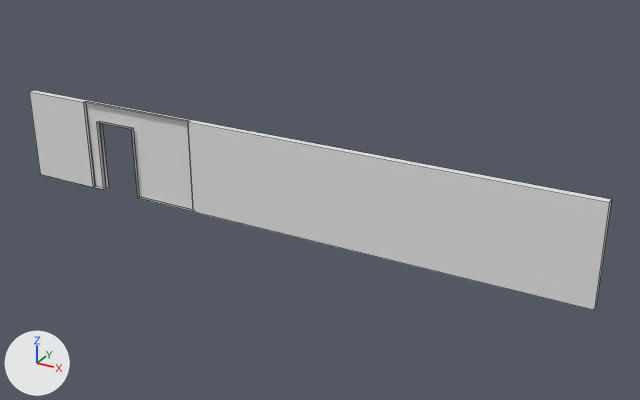
What one commit did to the FBX model Assets/Elements/Walls/WallWithTwoDoors.fbx.
Camera for both pictures: a 50 mm camera at (10.79, -17.29, 8.5) aimed at (1.06, 0.41, -0.35). Arrows for +X, +Y and +Z are at lower left; the lights stay in place. Mesh edges are drawn as thin lines. Where no turn or scale is listed for an object, it has been applied to the vertices. Vertices at the same position are counted once.

The older version as bpy lines, for what is in view:
```python
me_cube_001 = bpy.data.meshes.new('Cube.001')
me_cube_001.from_pydata(...)  # 24 vertices, 14 faces; spans x -1.0..1.0, y -1.0..1.0, z -1.0..1.0
me_cube_006 = bpy.data.meshes.new('Cube.006')
me_cube_006.from_pydata(...)  # 18 vertices, 9 faces; spans x -1.75..1.75, y -0.05..0.05, z -1.25..1.25
me_cube_006.materials.append(mat_material_001)  # white #e7e7e7
me_cube_012 = bpy.data.meshes.new('Cube.012')
me_cube_012.from_pydata(...)  # 16 vertices, 10 faces; spans x -0.6..0.6, y -0.12..0.12, z -1.0..1.0
ob_baseright = bpy.data.objects.new('BaseRight', me_cube_012)
ob_baseright.location = (-4.98, 0.0, -0.25)
ob_baseright.hide_viewport = True
ob_wallbackright = bpy.data.objects.new('WallBackRight', me_cube_006)
ob_wallbackright.location = (-4.25, -0.05, 0.0)
ob_wallfront = bpy.data.objects.new('WallFront', me_cube_001)
ob_wallfront.location = (0.0, 0.0, 0.0)
ob_wallfront.rotation_euler = (0.0, 0.0, -3.142)  # degrees (0, 0, -180)
ob_wallfront.scale = (8.0, 0.1, 1.25)
```
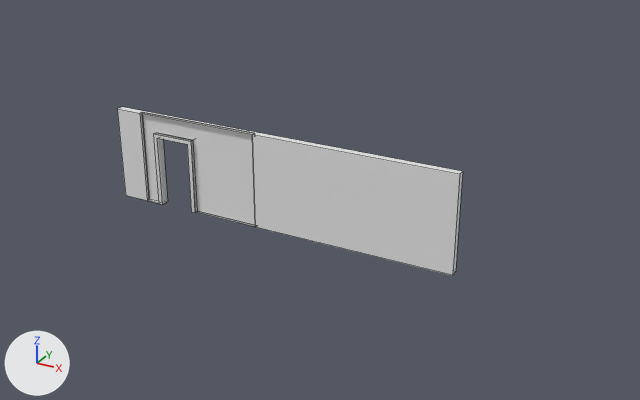
The change, as JSON lines over the scene's bpy script:
```json
{"block": "me_cube_001", "where": "me_cube_001.from_pydata(...)  # 24 vertices, 14 faces; spans x -1.0..1.0, y -1.0..1.0, z -1.0..1.0"}
{"block": "me_cube_001", "where": "# used by ob_wallfront; location = (0.0, 0.0, 0.0); rotation_euler = (0.0, 0.0, -3.142), in degrees (0, 0, -180); scale = (8.0, 0.1, 1.25)"}
{"block": "me_cube_001", "change": "me_cube_001 part 1: all 16 vertices in x 0.31..0.75, y -1.0..1.0, z -1.0..1.0 are scaled about their middle by (1.67, 1, 1), then moved by (-0.05, 0.0, 0.0)"}
{"op": "set", "path": "ob_wallbackright.location", "old": "(-4.25, -0.05, 0.0)", "new": "(-2.3, -0.05, 0.0)"}
{"op": "remove", "block": "ob_baseright", "code": "ob_baseright.hide_viewport = True"}
{"op": "set", "path": "ob_baseright.location", "old": "(-4.98, 0.0, -0.25)", "new": "(-3.03, 0.0, -0.25)"}
{"op": "set", "path": "ob_wallfront.scale", "old": "(8.0, 0.1, 1.25)", "new": "(4.8, 0.1, 1.25)"}
```

Where the change shows, as pixel boxes [x1, y1, x2, y2] in the pictures (640 x 400 px; the box of a moved part takes in the faces that stretch with it):
```json
{"object": "WallFront", "change": "reshaped, rescaled", "before": [29, 90, 612, 310], "after": [118, 107, 463, 275], "on screen": "41% narrower, 24% shorter"}
{"object": "WallBackRight", "change": "moved", "before": [84, 101, 193, 212], "after": [140, 112, 255, 227]}
{"object": "BaseRight", "change": "shown", "after": [153, 134, 195, 212]}
{"part": 1, "of": "me_cube_001", "change": "moved or reshaped", "before": [29, 90, 611, 310], "after": [118, 107, 462, 275]}
```
